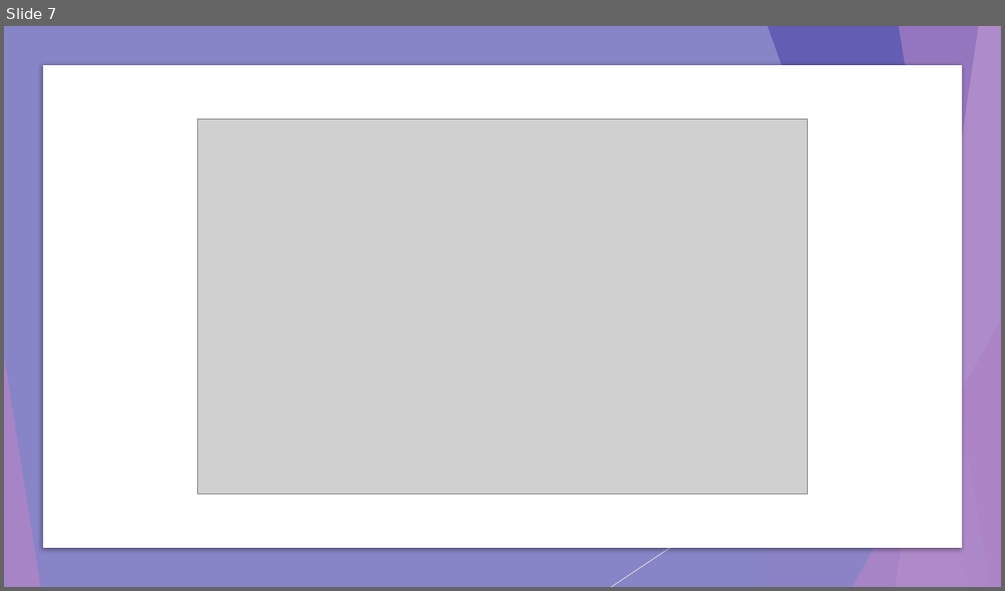
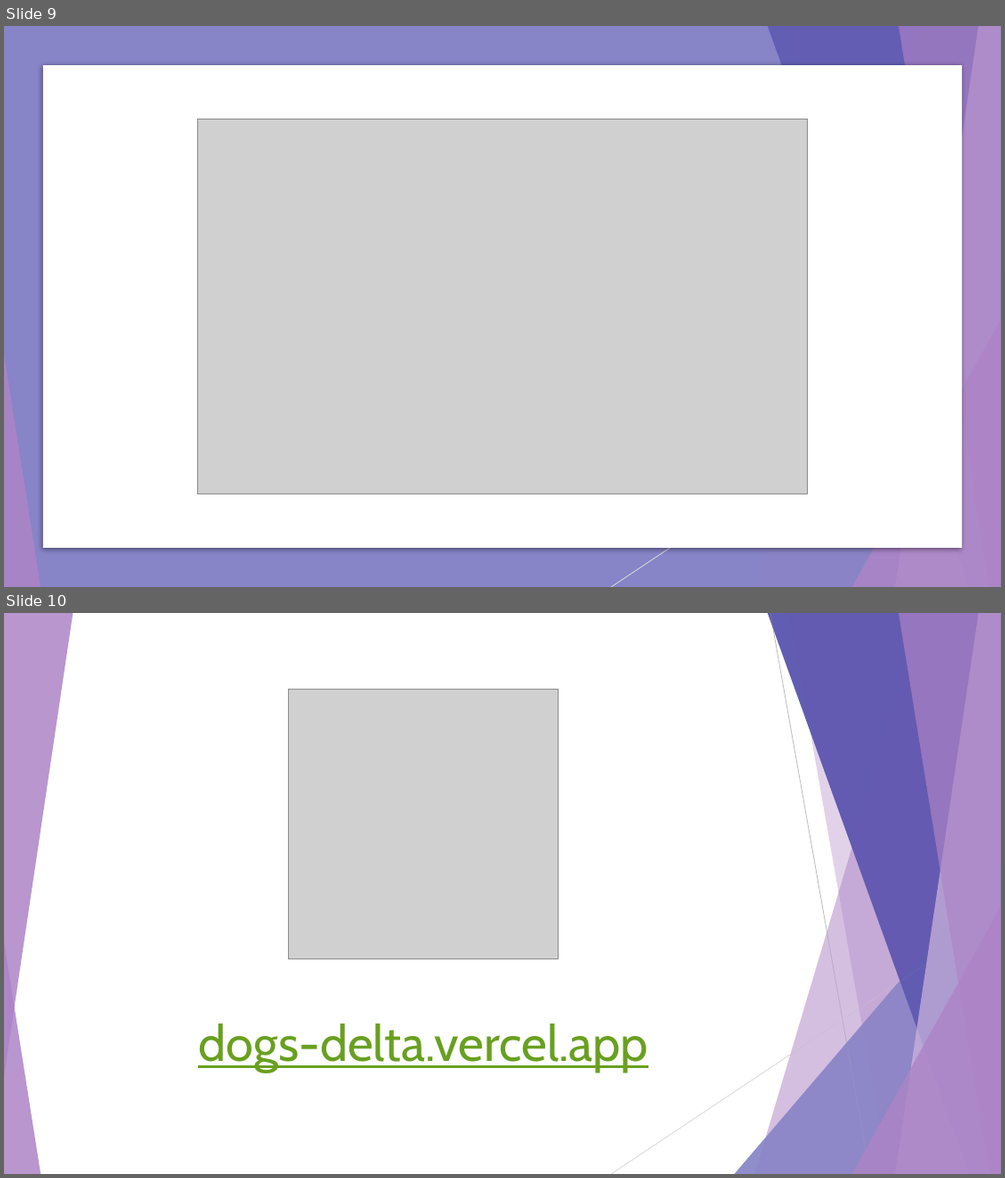
Before and after one commit to guilhermewerner/ti2, a slide deck: Documentation/Sprint-2.pptx. Shown one above the other, each under a label of ours: slide 7 before the commit, slides 9 and 10 after it. The pictures are 1005x591 and 1005x1178 pixels, drawn with LibreOffice and Linux fonts; fonts in the diff are those of the drawing; grey boxes stand for pictures. Boxes give left, top, right and bottom in pixels: in the first picture for what was removed or moved away, otherwise in the second. Text is boxed around its words. In the diff, an @@ line names an element or a change of style, - is before the commit and + after.

```diff
--- a/Documentation/Sprint-2.pptx
+++ b/Documentation/Sprint-2.pptx
@@ slide 10 added at box(4, 613, 1001, 1174), background #FFFFFF; not listed: 8 template elements that a slide beside it also shows @@
@@ group added at box(4, 613, 1001, 1174): 5 freeform shapes, 3 triangles, 2 lines @@
@@ picture added at box(289, 690, 558, 959) @@
@@ title added at box(198, 1023, 647, 1072), 48 pt, text #69A020, underline @@
+dogs-delta.vercel.app
@@ what was slide 7 is now slide 9 @@
```
Also in this commit, not shown: 3 slides changed, 6 other slides added.
